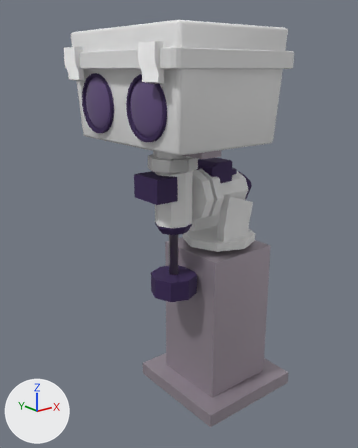
The glTF model assets/unit.glb: old version first, new version second.
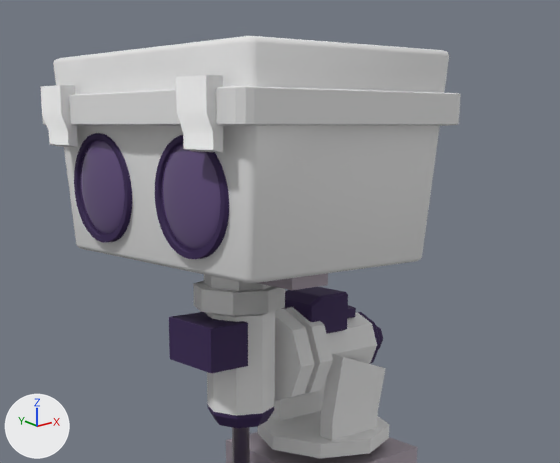
Each version is shown whole from a 50 mm camera at (-5.31, -5.62, 5.3) aimed at (-0.69, 0.15, 2.99), then close up on the part from 12% to 97% of the width and 0% to 57% of the height. Lighting does not change. The marker at lower left points along +X, +Y and +Z. Where no turn or scale is listed for an object, it has been applied to the vertices. Vertices at the same position are counted once.
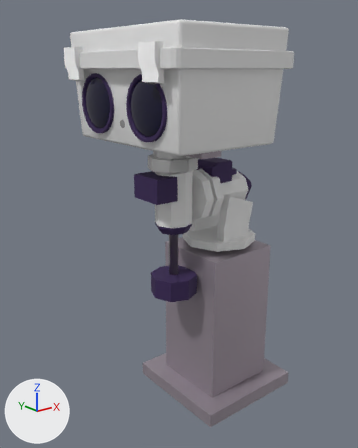
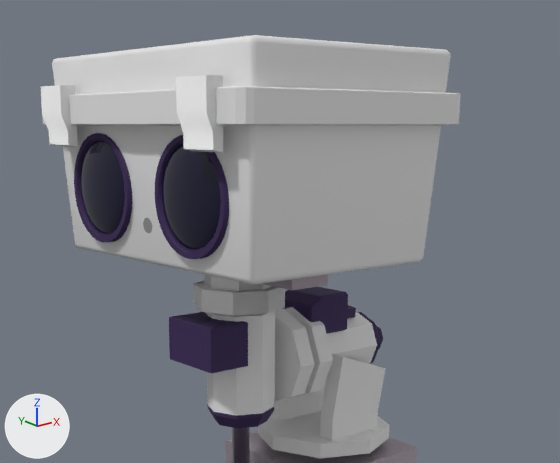
Changed parts and their boxes (x1, y1, x2, y2) in the close-ups (560 x 463 px):
'Cube.005', reshaped: before (53, 36, 449, 284); after (52, 35, 451, 285)
'Sphere', recoloured: (80, 140, 221, 249) in both

The change, as a diff of the scene's bpy script:
```diff
--- a/assets/unit.glb.py
+++ b/assets/unit.glb.py
@@ img_head_unit @@
+img_head_unit = load_image('head_unit', '_unpacked/head_unit', 2048, 2048, 'sRGB')
@@ mat_material_001 @@
 mat_material_001 = principled_material('Material.001')
-mat_material_001.base_color = (0.123, 0.0773, 0.209)  # purple #624f7e
+mat_material_001.base_color = (0.00337, 0.00239, 0.0262)  # dark blue #0b082d
 mat_material_001.roughness = 0.0
@@ mat_head_unit @@
+mat_head_unit = principled_material('Head Unit')
+mat_head_unit.texture = img_head_unit
@@ me_cube_011 @@
 # used by ob_cube_005; location = (-0.93, 0.0, 5.18)
-me_cube_011.from_pydata(...)  # 56 vertices, 108 faces; spans x -0.88..0.91, y -1.25..1.25, z -0.85..0.62
+me_cube_011.from_pydata(...)  # 164 vertices, 324 faces; spans x -0.88..0.91, y -1.25..1.25, z -0.85..0.62
+# me_cube_011 part 1
+# 48 vertices are removed from x -0.88..0.91, y -1.23..1.23, z -0.85..0.62
+# 104 faces are deleted
+# 108 vertices are added at x -0.88..0.91, y -1.25..1.25, z -0.85..0.62
+# 24 new vertices lie (0.0, 0.23, 0.0) away from vertices in x -0.88..0.91, y -0.24..0.01, z -0.85..0.62
+# 6 new vertices lie (0.0, -0.86, 0.0) away from vertices in x -0.82..0.85, y -0.28, z -0.85..-0.81
+# 6 new vertices lie (0.0, -0.95, 0.0) away from vertices in x -0.88..0.91, y -0.28, z 0.58..0.62
+# 6 new vertices lie (0.0, 0.95, 0.0) away from vertices in x -0.88..0.91, y 0.28, z 0.58..0.62
+# 6 new vertices lie (0.0, 0.86, 0.0) away from vertices in x -0.82..0.85, y 0.28, z -0.85..-0.81
+# 284 new faces join them, mat_plastic (white #e7e7e7)
+# 36 new faces join them, mat_head_unit (picture img_head_unit)
 me_cube_011.materials.append(mat_plastic)
+me_cube_011.materials.append(mat_head_unit)  # picture img_head_unit
```
